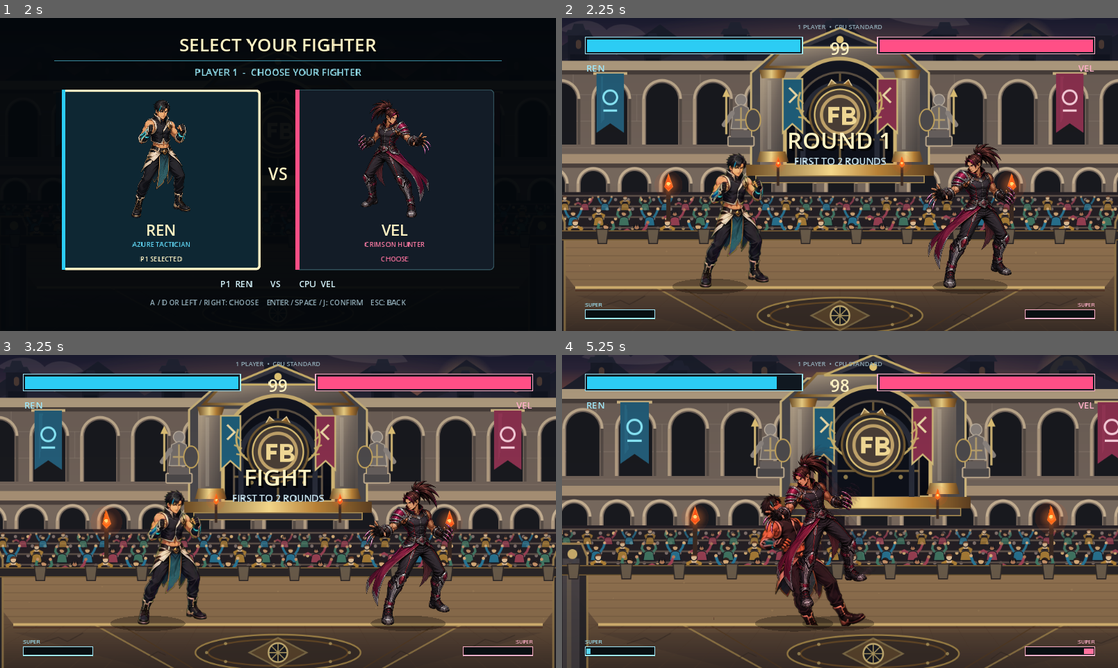
Above: before the commit, frames 1-4 (two rows, left to right).
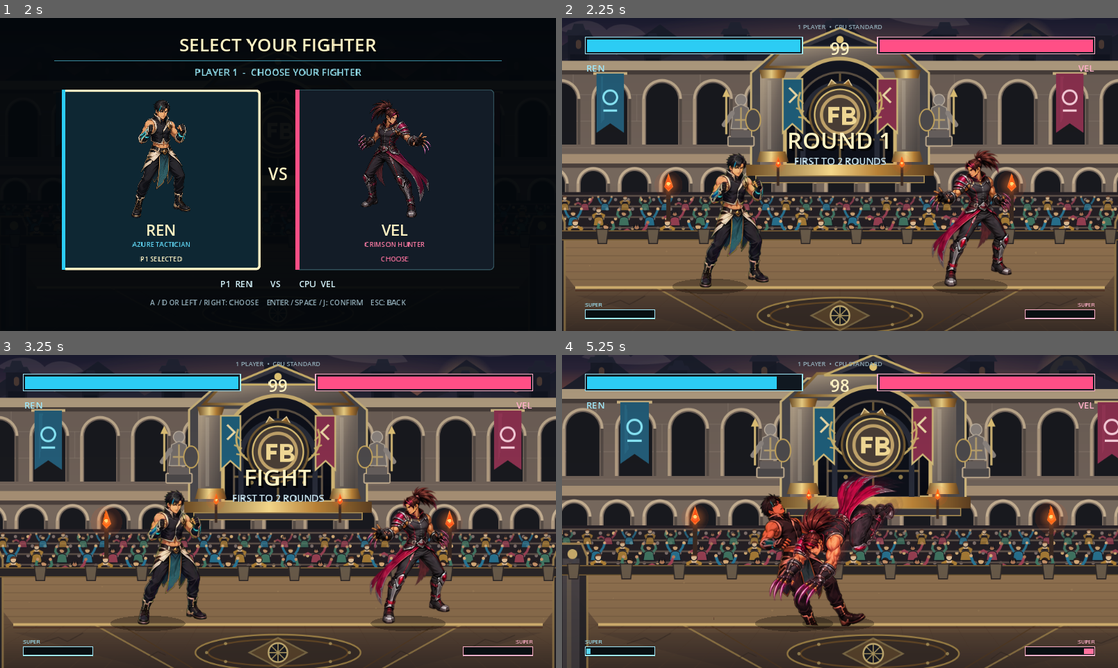
Above: after the commit, the same moments.

Repository: Hikki0608/Fighting-game
Game: Godot game, scene res://scenes/main.tscn
Two runs of this game, one before a commit and one after it. Both use one fixed random seed, a clock stepped at 60 frames per second and the inputs below.
Inputs (mouse positions are in pixels of both pictures, inside the frame that each line leads up to):
- Up to frame 1 (2 s): click "01 SOLO BATTLE" at 0.5 s; click "ROYAL COLOSSEUM" at 1.25 s
- Up to frame 2 (2.25 s): click "REN" at 2 s
- Up to frame 3 (3.25 s): tap Enter at 2.75 s; move the mouse to (400, 495) at 2.77 s; hold D from 2.78 s (still down); tap J at 2.85 s; click (400, 495) at 2.92 s; tap Space at 3.02 s
- Up to frame 4 (5.25 s): release D at 3.5 s; drag from (728, 527) to (812, 574) at 3.52 s; move the mouse to (895, 442) at 4.27 s; hold D 4.28-5 s; tap L at 4.35 s; drag from (812, 574) to (673, 464) at 5.02 s

Frame 1 is identical in both runs. In frame 2, 2.2% of the frame differs, in the area x 65-82%, y 40-87%; in frame 3, 2.2%; in frame 4, 4.7%, in the area x 36-61%, y 30-81%.

Commit message:
Add complete animated sprite set for Vel

Diff:
--- a/scripts/fighter.gd
+++ b/scripts/fighter.gd
@@ -26,8 +26,6 @@
 const SPRITE_SHEET_CELL_SIZE := 256.0
 const SPRITE_DRAW_OFFSET_Y := 8.0
 const STATIC_SPRITE_DRAW_OFFSET_Y := 7.0
-const VEL_JUMP_TUCK_BLEND_END := 0.32
-const VEL_JUMP_TUCK_OFFSET_Y := 84.4
 const REN_ANIMATION_BASIC := 0
 const REN_ANIMATION_GROUND := 1
 const REN_ANIMATION_AIR_SPECIAL := 2
@@ -1194,7 +1192,7 @@
 	return 4
 
 
-func _ren_super_sprite_frame() -> int:
+func _super_sprite_frame() -> int:
 	if state_frame <= 2:
 		return 0
 	var frame_thresholds := [0, 3, 6, 8, 12, 16, 20, 23, 26, 31, 35, 39, 43, 47]
@@ -1227,6 +1225,18 @@
 			if velocity.x * float(facing) < 0.0:
 				walk_frame = 4 - walk_frame
 			return _animation_frame(REN_ANIMATION_BASIC, walk_frame, 1)
+		&"vel_shadow":
+			if state_frame <= 10:
+				return _animation_frame(
+					REN_ANIMATION_BASIC,
+					clampi(floori(float(state_frame) / 2.0), 0, 4),
+					1
+				)
+			return _animation_frame(
+				REN_ANIMATION_AIR_SPECIAL,
+				clampi(floori(float(state_frame - 10) * 5.0 / 16.0), 0, 4),
+				4
+			)
 		&"jump":
 			if velocity.y < -700.0:
 				return _animation_frame(REN_ANIMATION_BASIC, 0, 2)
@@ -1269,12 +1279,16 @@
 			return _animation_frame(REN_ANIMATION_AIR_SPECIAL, _basic_attack_sprite_frame(), 3)
 		&"ren_palm":
 			return _animation_frame(REN_ANIMATION_AIR_SPECIAL, _basic_attack_sprite_frame(), 4)
-		&"ren_rise":
+		&"vel_rake":
+			return _animation_frame(REN_ANIMATION_AIR_SPECIAL, _basic_attack_sprite_frame(), 3)
+		&"vel_pounce":
+			return _animation_frame(REN_ANIMATION_AIR_SPECIAL, _basic_attack_sprite_frame(), 4)
+		&"ren_rise", &"vel_rise":
 			return _animation_frame(REN_ANIMATION_SPECIAL, _basic_attack_sprite_frame(), 0)
-		&"ren_dive":
+		&"ren_dive", &"vel_dive":
 			return _animation_frame(REN_ANIMATION_SPECIAL, _basic_attack_sprite_frame(), 1)
-		&"ren_super":
-			var super_frame := _ren_super_sprite_frame()
+		&"ren_super", &"vel_super":
+			var super_frame := _super_sprite_frame()
 			return _animation_frame(
 				REN_ANIMATION_SPECIAL,
 				super_frame % 5,
@@ -1505,20 +1519,6 @@
 				visual_offset = Vector2(facing * vertical_speed * 2.0, -apex_tuck * 5.0)
 				var jump_rotation := facing * (-0.075 - vertical_speed * 0.055)
 				visual_rotation = jump_rotation
-				if character_id == &"vel":
-					# Vel currently uses a tall single-image sprite. Tuck it sideways near
-					# the apex so the higher jump remains inside the HUD-safe area.
-					var tuck_blend := _smooth_motion(clampf(
-						apex_tuck / VEL_JUMP_TUCK_BLEND_END,
-						0.0,
-						1.0
-					))
-					visual_rotation = lerp_angle(
-						jump_rotation,
-						float(facing) * PI * 0.5,
-						tuck_blend
-					)
-					visual_offset.y -= VEL_JUMP_TUCK_OFFSET_Y * tuck_blend
 				visual_scale *= Vector2(0.96 + apex_tuck * 0.08, 1.07 - apex_tuck * 0.13)
 			&"vel_shadow":
 				if state_frame <= 7:
--- a/scripts/main.gd
+++ b/scripts/main.gd
@@ -13,6 +13,11 @@
 const RenSpecialSpriteSheet := preload("res://assets/characters/ren_special_sprites_v1.png")
 const RenReactionSpriteSheet := preload("res://assets/characters/ren_reaction_sprites_v1.png")
 const VelFighterTexture := preload("res://assets/characters/vel_fighter.png")
+const VelBasicSpriteSheet := preload("res://assets/characters/vel_basic_sprites_v1.png")
+const VelGroundSpriteSheet := preload("res://assets/characters/vel_ground_sprites_v1.png")
+const VelAirSpecialSpriteSheet := preload("res://assets/characters/vel_air_special_sprites_v1.png")
+const VelSpecialSpriteSheet := preload("res://assets/characters/vel_special_sprites_v1.png")
+const VelReactionSpriteSheet := preload("res://assets/characters/vel_reaction_sprites_v1.png")
 const SCREEN_SIZE := Vector2(1152.0, 648.0)
 const SUPER_METER_SIZE := Vector2(144.0, 18.0)
 const SUPER_METER_MARGIN := Vector2(48.0, 26.0)
@@ -91,7 +96,13 @@
 		"title": "CRIMSON HUNTER",
 		"color": Color("ff4f86"),
 		"texture": VelFighterTexture,
-		"animation_textures": []
+		"animation_textures": [
+			VelBasicSpriteSheet,
+			VelGroundSpriteSheet,
+			VelAirSpecialSpriteSheet,
+			VelSpecialSpriteSheet,
+			VelReactionSpriteSheet
+		]
 	}
 ]
 const WEB_FULLSCREEN_HELPER := """
Binary file added: assets/characters/vel_air_special_sprites_v1.png
Not shown, added: assets/characters/vel_air_special_sprites_v1.png.import
Binary file added: assets/characters/vel_basic_sprites_v1.png
Not shown, added: assets/characters/vel_basic_sprites_v1.png.import
Binary file added: assets/characters/vel_ground_sprites_v1.png
Not shown, added: assets/characters/vel_ground_sprites_v1.png.import
Binary file added: assets/characters/vel_reaction_sprites_v1.png
Not shown, added: assets/characters/vel_reaction_sprites_v1.png.import
Binary file added: assets/characters/vel_special_sprites_v1.png
Not shown, added: assets/characters/vel_special_sprites_v1.png.import
